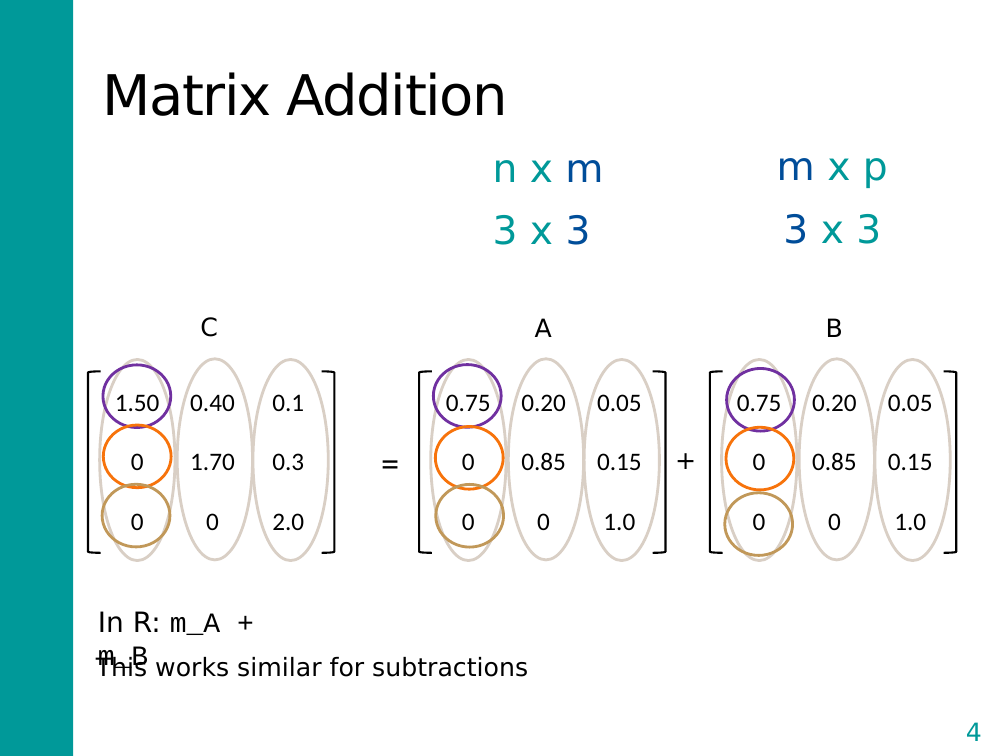
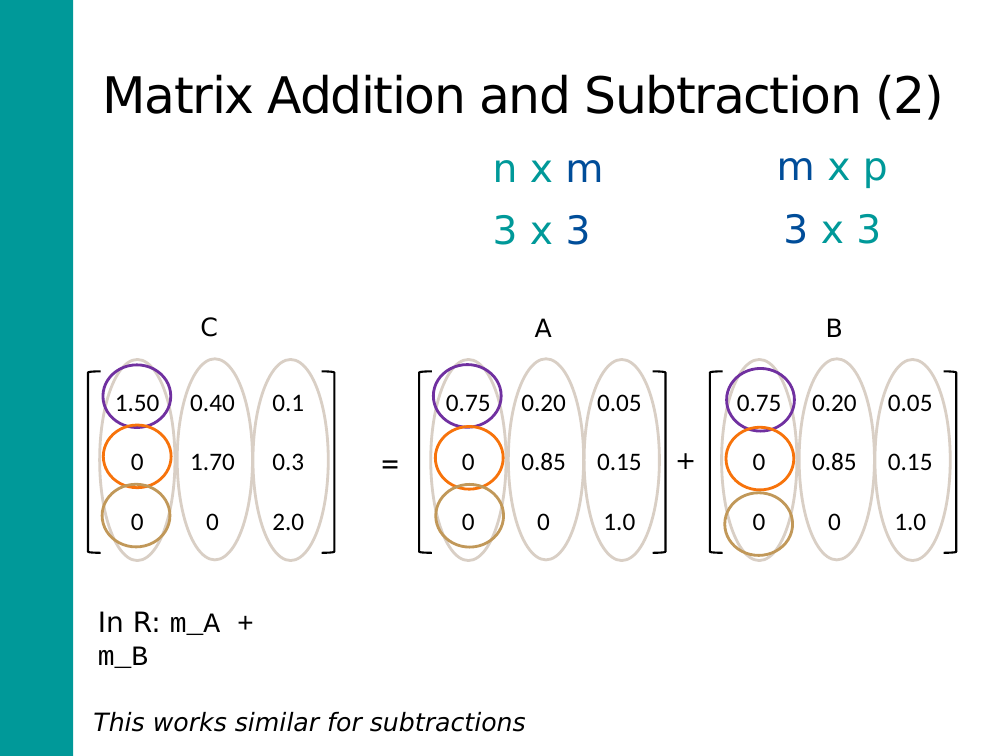
Before and after one commit to DARTH-git/Course-Modularization, a slide deck: slide 4 of static/Course_Modularization/Intro, general, packages/matrixAlgebraSlidesExtra.pptx. Drawn at 1008x756 pixels with LibreOffice and Linux fonts; fonts in the diff are those of the drawing. Boxes give left, top, right and bottom in pixels: in the first picture for what was removed or moved away, otherwise in the second. Text is boxed around its words. In the diff, an @@ line names an element or a change of style, - is before the commit and + after.

Commit message:
Update matrix algebra slides

```diff
--- a/static/Course_Modularization/Intro, general, packages/matrixAlgebraSlidesExtra.pptx
+++ b/static/Course_Modularization/Intro, general, packages/matrixAlgebraSlidesExtra.pptx
@@ title at [103,74,945,120]: text changed; size 40 to 36 pt @@
-Matrix Addition
+Matrix Addition and Subtraction (2)
@@ text "This works similar for subtractions": place and size @@
-text "This works similar for subtractions" at [155,657,528,677]
+text "This works similar for subtractions" at [93,712,526,732]
@@ text "This works similar for subtractions" at [93,712,526,732]: italic on @@
@@ page number removed at [966,722,982,741] @@
-4
```
Also in this commit, not shown: 5 other slides changed.
